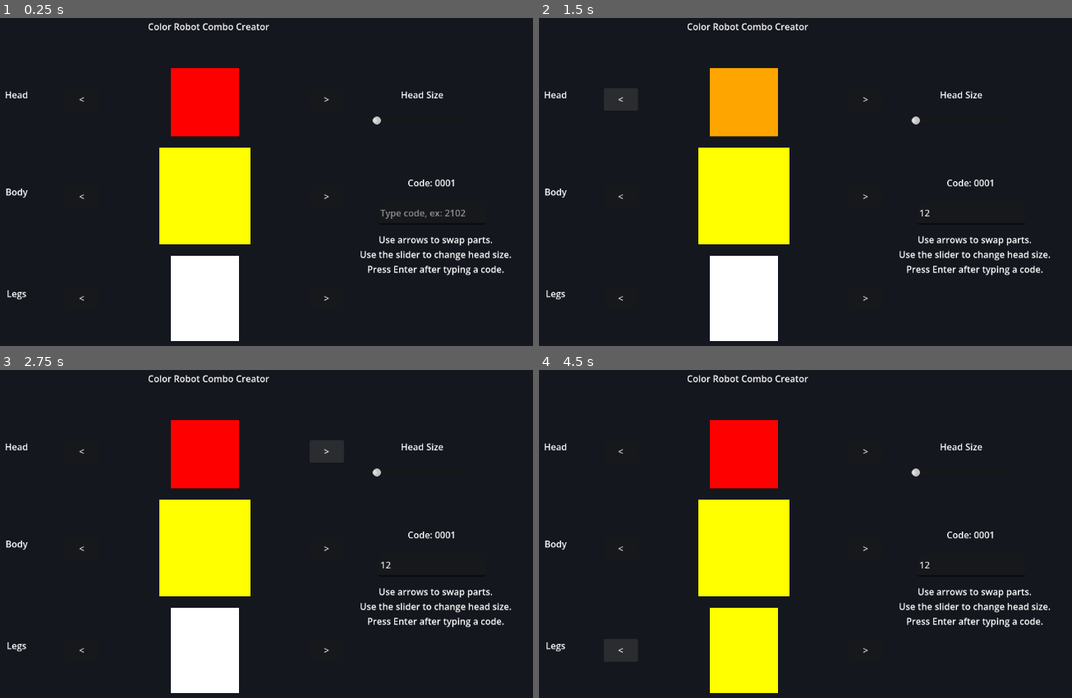
Above: before the commit, frames 1-4 (two rows, left to right).
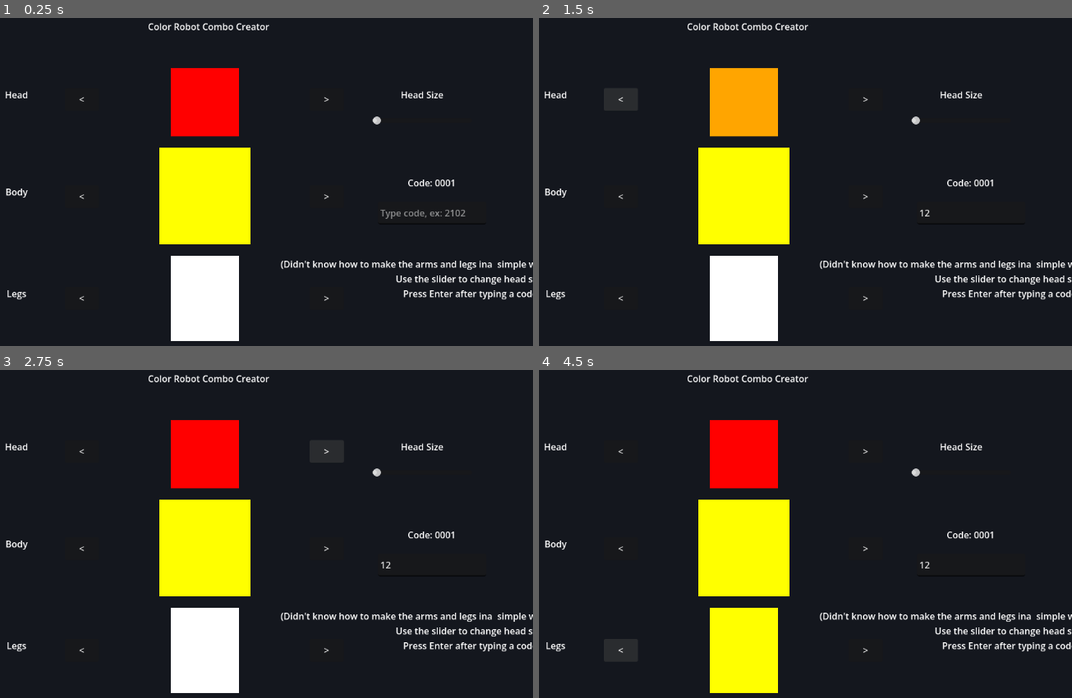
Above: after the commit, the same moments.

Repository: CISC204-S26/project3-edwardr
Game: Godot game, scene res://Project_4/character_creator.tscn
Two runs of this game, one before a commit and one after it. Both use one fixed random seed, a clock stepped at 60 frames per second and the inputs below.
Inputs (mouse positions are in pixels of both pictures, inside the frame that each line leads up to):
- Up to frame 1 (0.25 s): no input
- Up to frame 2 (1.5 s): click (970, 211) at 0.52 s; type "12" at 0.6 s; click "<" at 1.25 s
- Up to frame 3 (2.75 s): click ">" at 2 s
- Up to frame 4 (4.5 s): click "<" at 2.75 s; click ">" at 3.5 s; click "<" at 4.25 s

The runs differ from the first frame. In frame 1, 2.0% of the frame differs, in the area x 52-100%, y 66-86%; in frame 2, 2.0%; in frame 3, 2.0%; in frame 4, 2.0%.

Commit message:
Update character_creator.tscn

Diff:
--- a/project-3-character-creator/Project_4/character_creator.tscn
+++ b/project-3-character-creator/Project_4/character_creator.tscn
@@ -7,14 +7,15 @@
 anchors_preset = 15
 anchor_right = 1.0
 anchor_bottom = 1.0
+offset_right = 241.0
 grow_horizontal = 2
 grow_vertical = 2
 script = ExtResource("1_olblw")
 
 [node name="Background" type="ColorRect" parent="." unique_id=671815484]
 layout_mode = 0
-offset_right = 1152.0
-offset_bottom = 648.0
+offset_right = 1395.0
+offset_bottom = 678.0
 color = Color(0.08, 0.09, 0.12, 1)
 
 [node name="TitleLabel" type="Label" parent="." unique_id=1080169083]
@@ -162,11 +163,11 @@
 
 [node name="InstructionLabel" type="Label" parent="." unique_id=1405580856]
 layout_mode = 0
-offset_left = 848.0
-offset_top = 400.0
-offset_right = 1095.0
-offset_bottom = 465.0
-text = "Use arrows to swap parts.
+offset_left = 709.0
+offset_top = 443.0
+offset_right = 1381.0
+offset_bottom = 518.0
+text = "(Didn't know how to make the arms and legs ina  simple way)Use arrows to swap parts.
 Use the slider to change head size.
 Press Enter after typing a code."
 horizontal_alignment = 1
